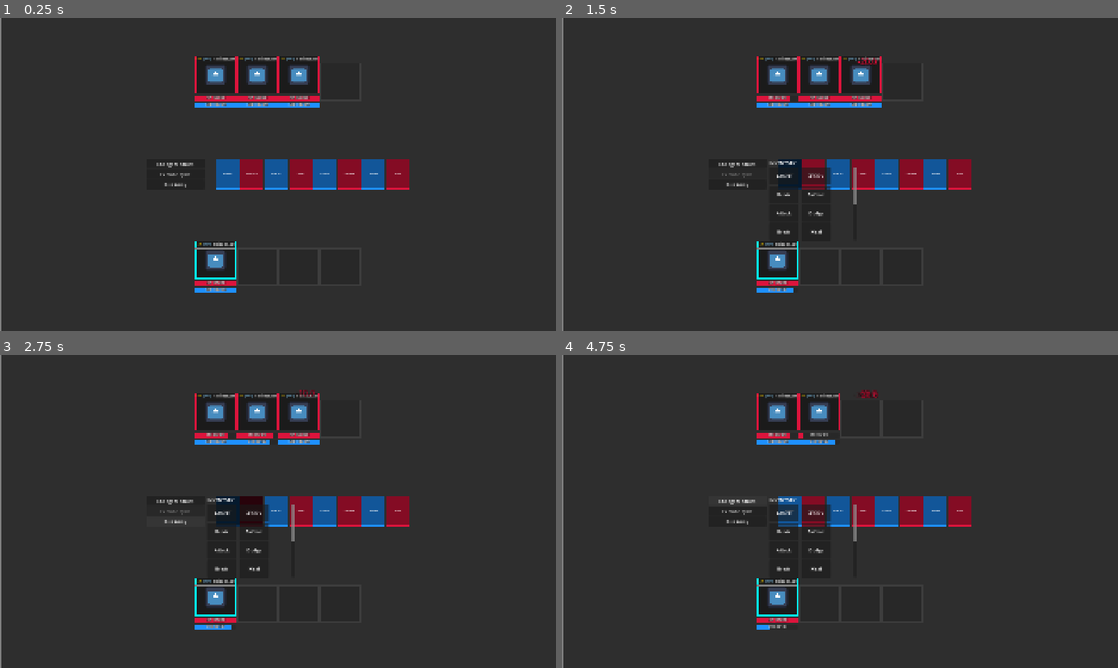
Above: before the commit, frames 1-4 (two rows, left to right).
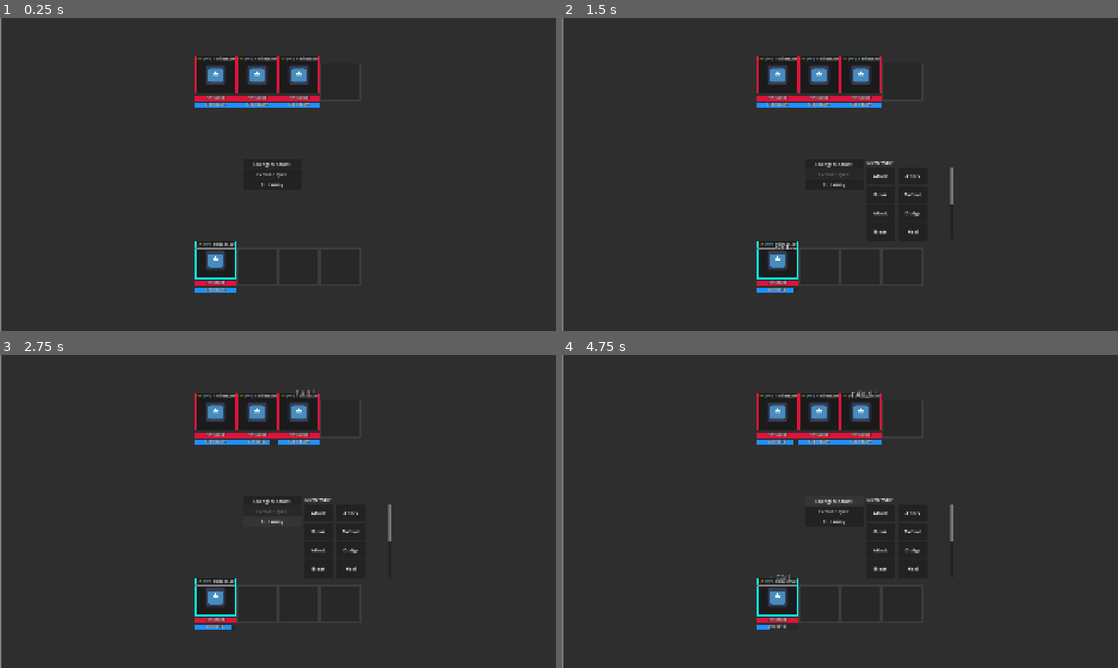
Above: after the commit, the same moments.

Repository: GYU-GAZE/NULL-NETWORK
Game: Godot game, scene res://apps/combat/app_combat.tscn
Same seed, same stepped clock (60 frames per second), same inputs: the game is played once before the commit and once after it. This scene is started directly instead of the project's main scene. The engine's default icon, where the game draws it, is replaced by a stand-in: a white triangle on a blue panel in a dark square.
Inputs:
- Up to frame 1 (0.25 s): no input
- Up to frame 2 (1.5 s): click "Change Modules" at 0.5 s; click "Execute Cycle" at 1.25 s
- Up to frame 3 (2.75 s): click "Run Away" at 2 s
- Up to frame 4 (4.75 s): click "Change Modules" at 2.75 s; click "Run Away" at 3.5 s; click "Change Modules" at 4.25 s

The runs differ from the first frame. In frame 1, 3.4% of the frame differs, in the area x 28-74%, y 45-55%; in frame 2, 3.8%; in frame 3, 3.7%; in frame 4, 4.6%, in the area x 28-74%, y 11-73%.
Error after the commit: Invalid access to property or key 'power' on a base object of type 'Resource (ModuleData)'. (res://apps/combat/app_combat.gd:149)

Commit message:
Dodge/Accuracy adicionados, remover antigo estilo de combate

Diff:
--- a/apps/combat/combat_manager.gd
+++ b/apps/combat/combat_manager.gd
@@ -166,10 +166,10 @@
 			actor.stability -= mod.stability_cost
 			combat_log_added.emit("[color=cyan]%s[/color] ativou [b]%s[/b]." % [actor.name, mod.module_name])
 
-			if not mod.combat_effects.is_empty():
+			if mod.combat_effects.is_empty():
+				_fail_combat_effect(actor, "Module sem CombatEffectData configurado.")
+			else:
 				_apply_combat_effects(actor, mod, target)
-			else:
-				_apply_legacy_module_effects(actor, mod, target)
 
 			action_executed.emit(i, action)
 			stats_updated.emit()
@@ -330,18 +330,6 @@
 
 	return ""
 
-func _apply_legacy_module_effects(actor: Dictionary, mod: ModuleData, target) -> void:
-	for effect in mod.applied_effects:
-		if effect != null:
-			var new_eff = effect.duplicate()
-			var target_to_apply = actor if new_eff.effect_type == StatusEffect.EffectType.BUFF else target
-
-			if target_to_apply != null:
-				target_to_apply.active_effects.append(new_eff)
-
-	if mod.module_type == ModuleData.ModuleType.ATTACK:
-		_apply_damage(actor, mod.power, mod.scaling_stat, mod.scaling_factor, target)
-
 
 func _apply_combat_effects(actor: Dictionary, mod: ModuleData, target) -> void:
 	for effect in mod.combat_effects:
@@ -355,7 +343,8 @@
 					effect.power,
 					effect.scaling_stat,
 					effect.scaling_factor,
-					target
+					target,
+					mod.accuracy
 				)
 
 			CombatEffectData.EffectType.APPLY_STATUS:
@@ -368,7 +357,7 @@
 				_apply_redirect_next_attack(actor, target, effect)
 
 
-func _apply_damage(actor: Dictionary, power: int, scaling_stat: ModuleData.ScalingStat, scaling_factor: float, target) -> void:
+func _apply_damage(actor: Dictionary, power: int, scaling_stat: ModuleData.ScalingStat, scaling_factor: float, target, accuracy: float = 1.0) -> void:
 	target = _resolve_redirect_target(target)
 
 	if target == null:
@@ -378,10 +367,15 @@
 
 	if target is Array:
 		for single_target in target:
-			_apply_damage(actor, power, scaling_stat, scaling_factor, single_target)
+			_apply_damage(actor, power, scaling_stat, scaling_factor, single_target, accuracy)
 		return
 
 	if target.hp <= 0:
+		return
+
+	if not _roll_accuracy(actor, target, accuracy):
+		combat_log_added.emit("> " + actor.name + " errou o ataque contra " + target.name + ".")
+		floating_text_requested.emit(target, "MISS!", Color.GRAY)
 		return
 
 	var scaling_stat_name := _scaling_stat_to_string(scaling_stat)
@@ -543,3 +537,11 @@
 func _fail_combat_effect(actor: Dictionary, message: String) -> void:
 	combat_log_added.emit("> FALHA: " + message)
 	floating_text_requested.emit(actor, "FAIL!", Color.GRAY)
+
+func _roll_accuracy(actor: Dictionary, target: Dictionary, accuracy: float) -> bool:
+	var clamped_accuracy = clamp(accuracy, 0.0, 1.0)
+	var target_dodge = clamp(_get_stat(target, "dodge"), 0.0, 1.0)
+
+	var final_hit_chance = clamp(clamped_accuracy - target_dodge, 0.05, 1.0)
+
+	return randf() <= final_hit_chance
--- a/data/templates/module_data.gd
+++ b/data/templates/module_data.gd
@@ -28,14 +28,9 @@
 
 @export_category("Core")
 @export var module_type: ModuleType = ModuleType.ATTACK
-@export var power: int = 10
 @export var stability_cost: int = 10
+@export_range(0.0, 1.0, 0.01) var accuracy: float = 1.0
 @export var target_type: TargetType = TargetType.SINGLE_ENEMY
-
-@export_category("Scaling & Effects")
-@export var scaling_stat: ScalingStat = ScalingStat.ATK
-@export var scaling_factor: float = 1.0
-@export var applied_effects: Array[StatusEffect] = []
 
 @export_category("Combat Effects")
 @export var combat_effects: Array[CombatEffectData] = []
